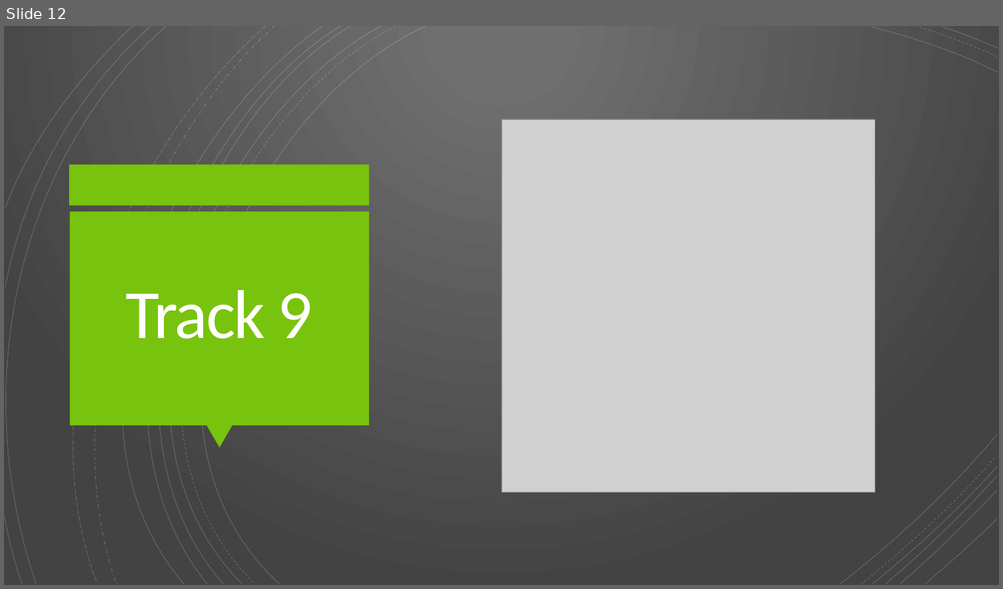
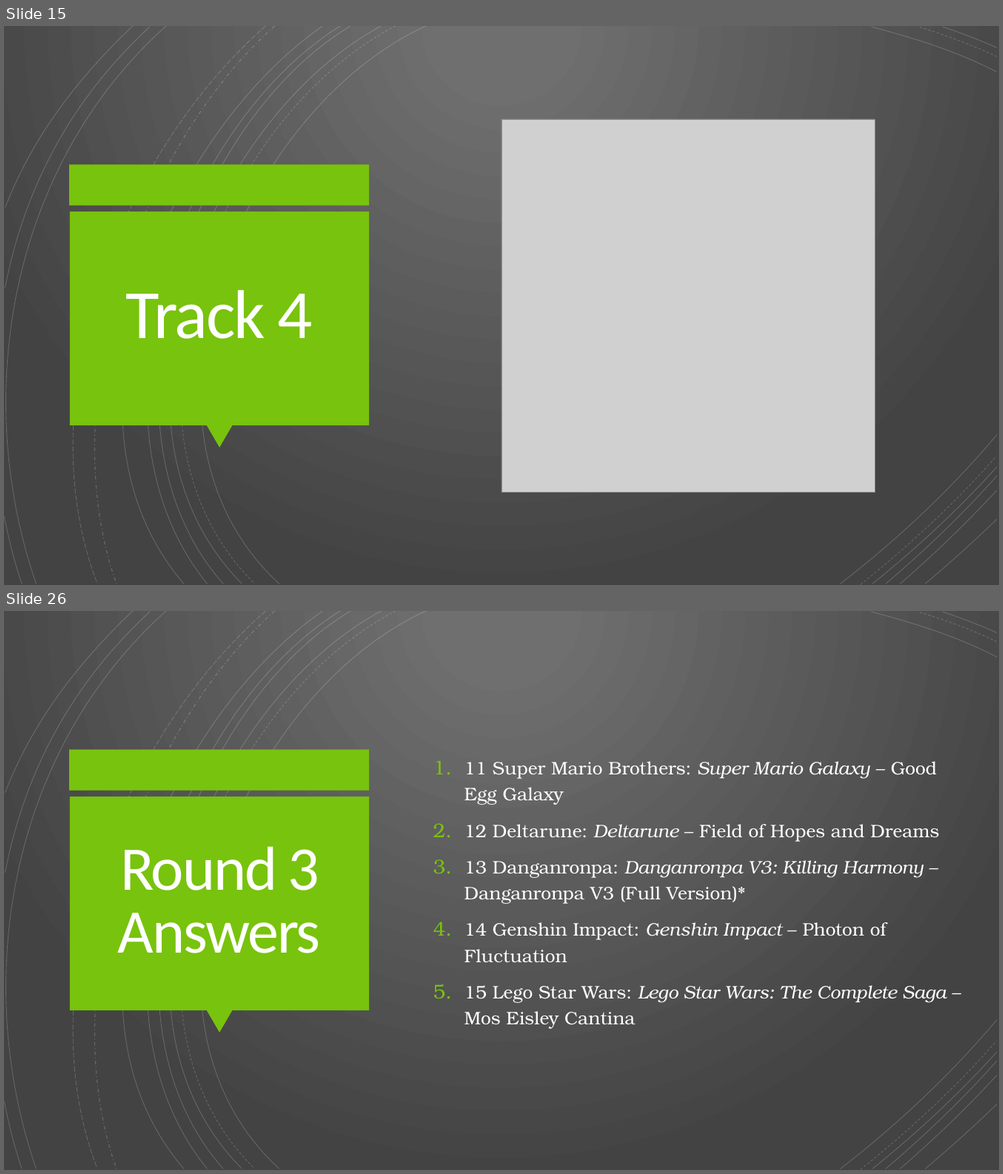
Before and after one commit to Rwelk/Video-Game-Music-Competition, a slide deck: VGMC 2022 Spring Slides.pptx. Shown one above the other, each under a label of ours: slide 12 before the commit, slides 15 and 26 after it; the slides between them are not shown. The pictures are 1003x589 and 1003x1174 pixels, drawn with LibreOffice and Linux fonts; fonts in the diff are those of the drawing; grey boxes stand for pictures. Boxes give left, top, right and bottom in pixels: in the first picture for what was removed or moved away, otherwise in the second. Text is boxed around its words. In the diff, an @@ line names an element or a change of style, - is before the commit and + after.

Commit message:
Added Answer Slide

```diff
--- a/VGMC 2022 Spring Slides.pptx
+++ b/VGMC 2022 Spring Slides.pptx
@@ slide 26 added at [4, 611, 999, 1170], background gradient #707070 to #434343; not listed: 24 template elements that a slide beside it also shows @@
@@ text added at [464, 761, 945, 1029], 21 pt, text #FFFFFF @@
+1. 11 Super Mario Brothers: Super Mario Galaxy – Good Egg Galaxy
+2. 12 Deltarune: Deltarune – Field of Hopes and Dreams
+3. 13 Danganronpa: Danganronpa V3: Killing Harmony – Danganronpa V3 (Full Version)*
+4. 14 Genshin Impact: Genshin Impact – Photon of Fluctuation
+5. 15 Lego Star Wars: Lego Star Wars: The Complete Saga – Mos Eisley Cantina
@@ title added at [118, 846, 321, 954], 72 pt, text #FFFEFF @@
+Round 3 Answers
@@ what was slide 12 is now slide 15 @@
@@ slide 15 changed as well @@
@@ title at [126, 290, 313, 339]: text changed @@
-Track 9
+Track 4
```
Also in this commit, not shown: 5 other slides changed, 12 other slides added, 4 other files.
